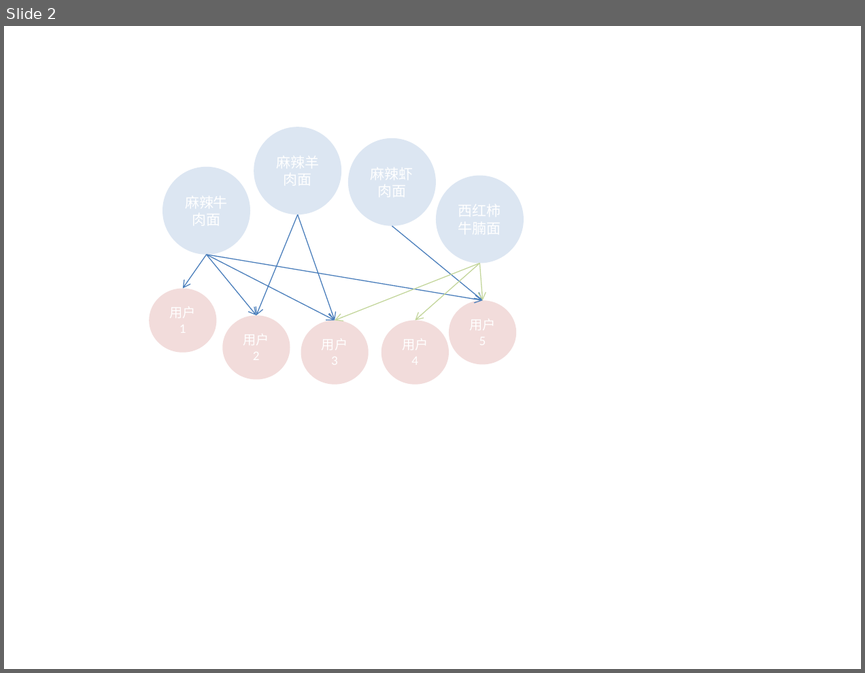
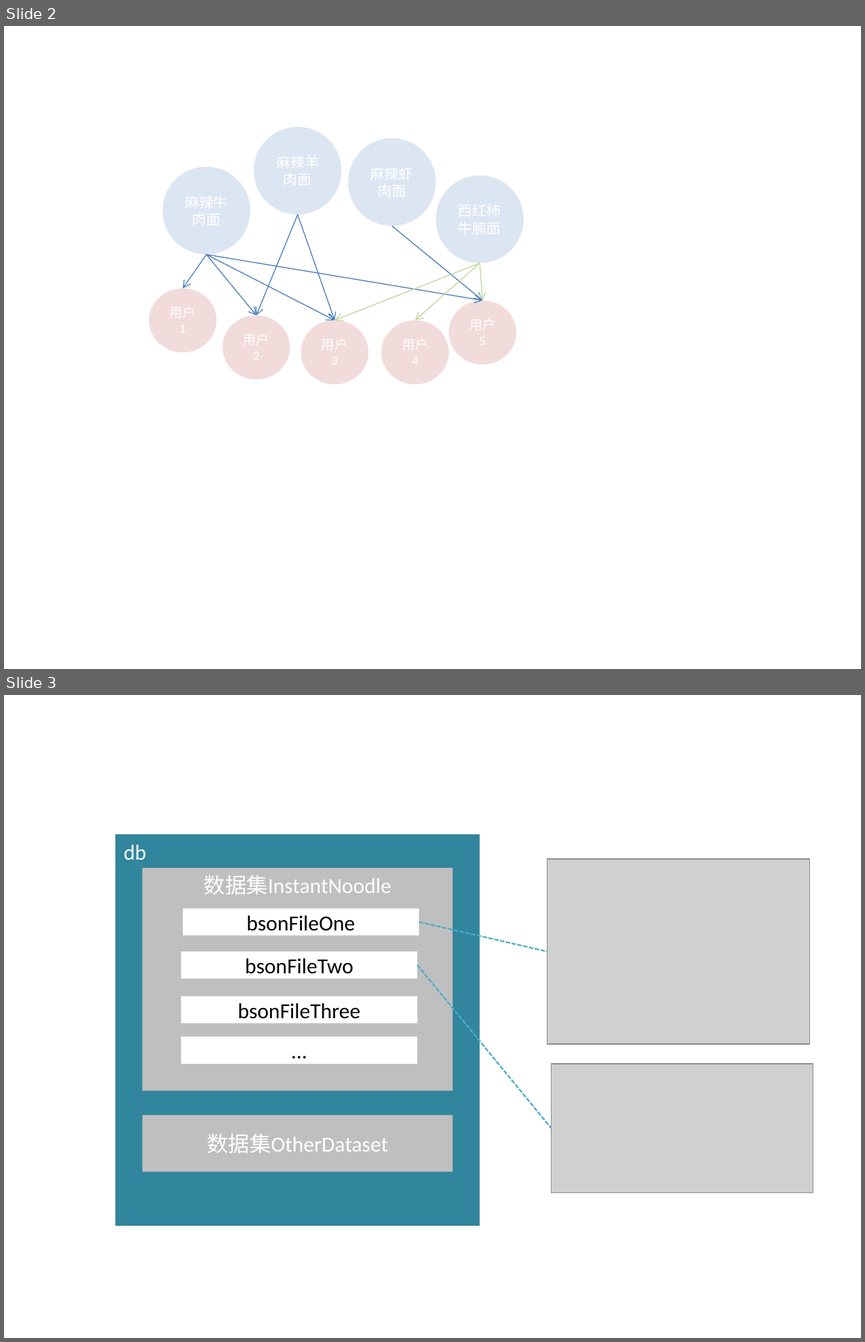
Before and after one commit to Gnnnn/Graduation-project, a slide deck: dbs/数据存储模型.pptx. Shown one above the other, each under a label of ours: slide 2 before the commit, slides 2 and 3 after it. The pictures are 865x673 and 865x1342 pixels, drawn with LibreOffice and Linux fonts; fonts in the diff are those of the drawing; grey boxes stand for pictures. Boxes give left, top, right and bottom in pixels: in the first picture for what was removed or moved away, otherwise in the second. Text is boxed around its words. In the diff, an @@ line names an element or a change of style, - is before the commit and + after.

```diff
--- a/dbs/数据存储模型.pptx
+++ b/dbs/数据存储模型.pptx
@@ slide 3 added at (4, 695, 861, 1338), background #FFFFFF @@
@@ rectangle added at (116, 834, 479, 1225), fill #31859C, 18 pt, text #FFFFFF @@
+db
@@ rectangle added at (142, 868, 452, 1091), fill #BFBFBF, 18 pt, text #FFFFFF @@
+数据集InstantNoodle
@@ picture added at (547, 859, 809, 1044) @@
@@ rectangle added at (183, 909, 419, 935), fill #FFFFFF, 18 pt, text #000000 @@
+bsonFileOne
@@ line added from (419, 922) to (547, 951), #4BACC6 1.25 pt dashed @@
@@ rectangle added at (181, 951, 418, 978), fill #FFFFFF, 18 pt, text #000000 @@
+bsonFileTwo
@@ line added from (417, 965) to (551, 1127), #4BACC6 1.25 pt dashed @@
@@ rectangle added at (181, 996, 418, 1022), fill #FFFFFF, 18 pt, text #000000 @@
+bsonFileThree
@@ rectangle added at (181, 1037, 418, 1064), fill #FFFFFF, 18 pt, text #000000 @@
+…
@@ picture added at (551, 1064, 813, 1192) @@
@@ rectangle added at (142, 1115, 452, 1172), fill #BFBFBF, 18 pt, text #FFFFFF @@
+数据集OtherDataset
```
Also in this commit, not shown: 1 other slide added, 2 slides removed, 13 other files.
